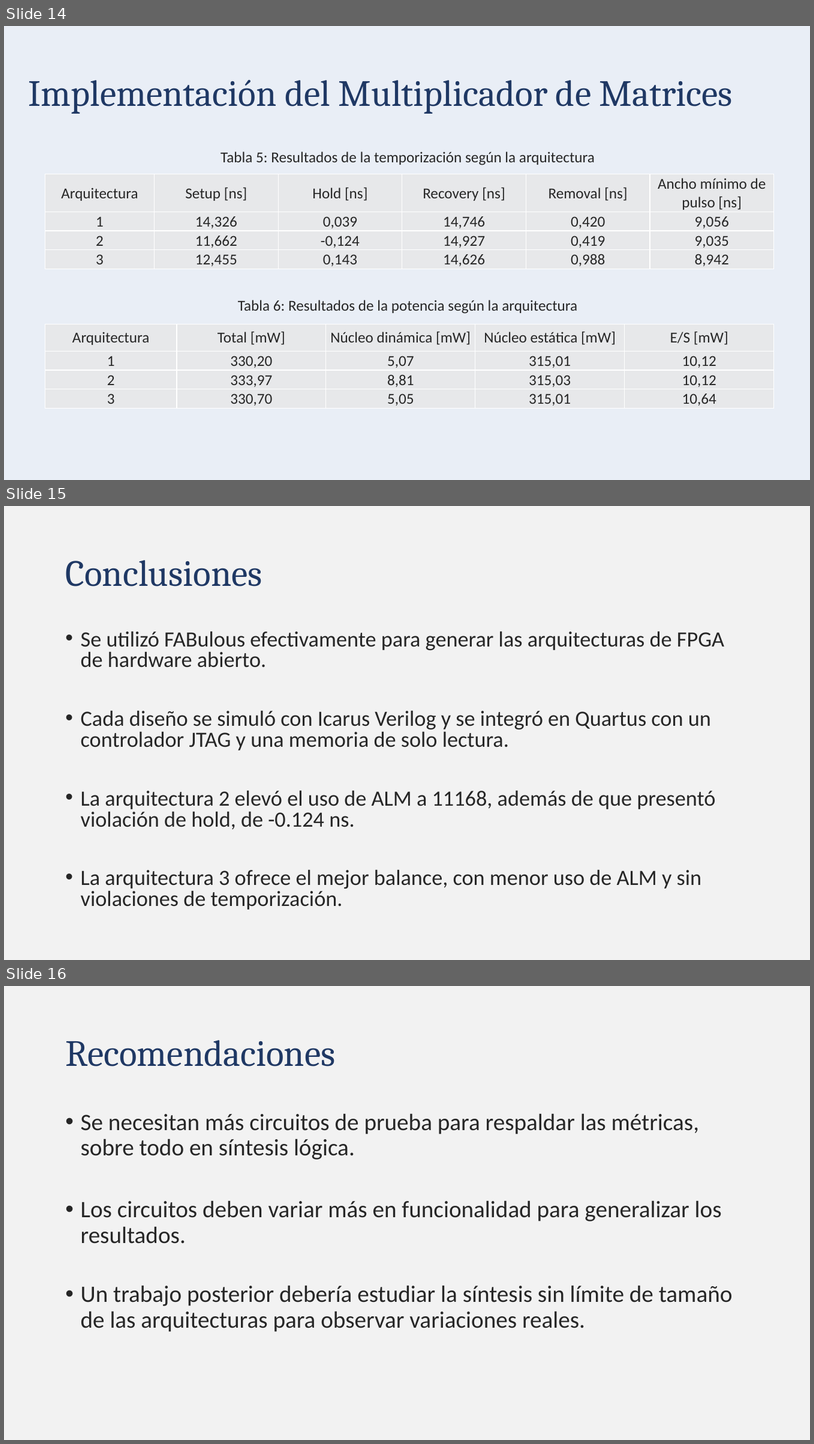
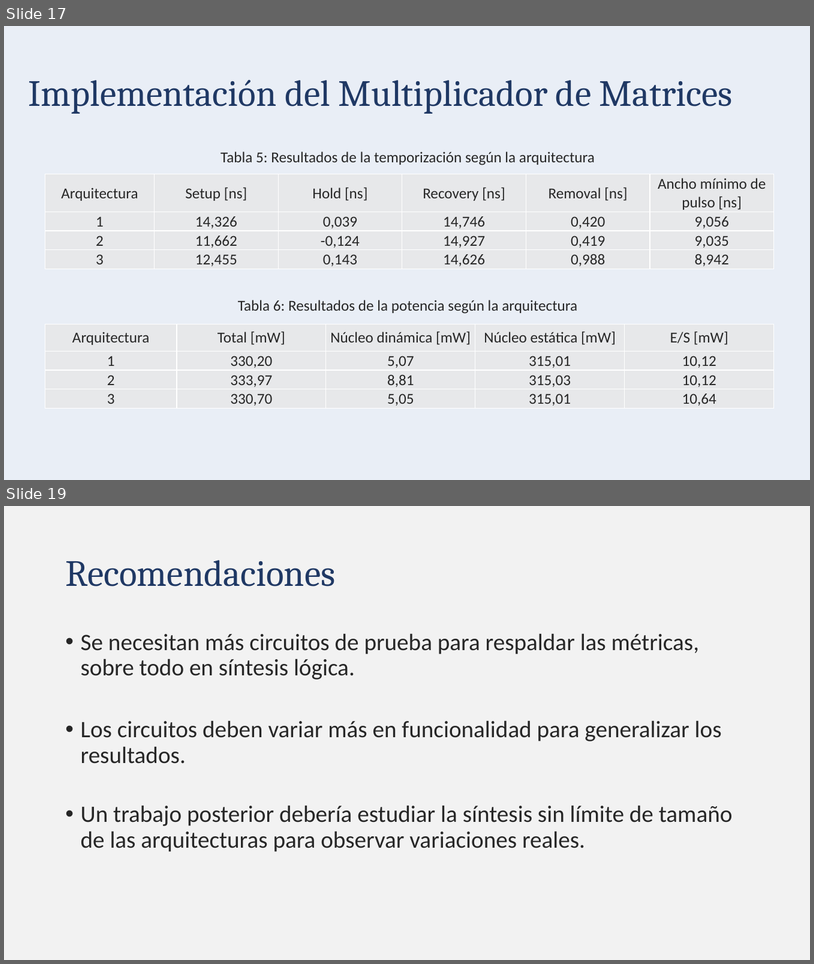
Before and after one commit to Lsandiquesada/TFG_Luis_Diego, a slide deck: Implementacion prueba de concepto FPGA Final.pptx. Shown one above the other, each under a label of ours: slides 14, 15 and 16 before the commit, slides 17 and 19 after it; the slides between them are not shown. The pictures are 814x1444 and 814x964 pixels, drawn with LibreOffice and Linux fonts; fonts in the diff are those of the drawing. Boxes give left, top, right and bottom in pixels: in the first picture for what was removed or moved away, otherwise in the second. Text is boxed around its words. In the diff, an @@ line names an element or a change of style, - is before the commit and + after.

```diff
--- a/Implementacion prueba de concepto FPGA Final.pptx
+++ b/Implementacion prueba de concepto FPGA Final.pptx
@@ slide 15 removed at [4, 506, 810, 960], background #F2F2F2 @@
@@ title removed at [65, 560, 263, 586] @@
-Conclusiones
@@ text removed at [81, 631, 725, 909] @@
-• Se utilizó FABulous efectivamente para generar las arquitecturas de FPGA de hardware abierto.
-• Cada diseño se simuló con Icarus Verilog y se integró en Quartus con un controlador JTAG y una memoria de solo lectura.
-• La arquitectura 2 elevó el uso de ALM a 11168, además de que presentó violación de hold, de -0.124 ns.
-• La arquitectura 3 ofrece el mejor balance, con menor uso de ALM y sin violaciones de temporización.
@@ what was slide 14 is now slide 17 @@
@@ what was slide 16 is now slide 19 @@
```
Also in this commit, not shown: 5 slides changed, 7 slides added, 2 other slides removed.
